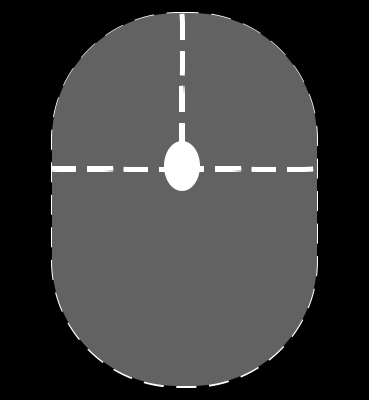
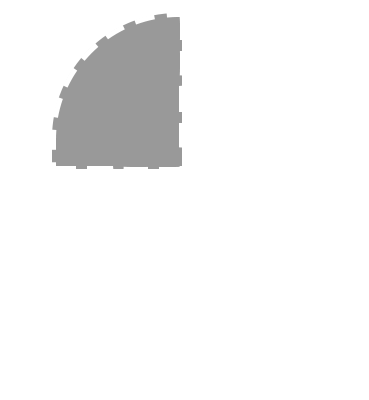
Layered file, before and after one edit (369px x 400px). Changes by layer:
added group "mouse copy" with 10 layers above "key" over [51, 12, 318, 388]
added layer "Layer 3" (65%) in group "mouse copy" over [51, 12, 182, 169]
moved "Ellipse 1" (2nd of 2, in "mouse copy" › "mouse") into group "mouse" over [164, 141, 200, 191]
moved "Layer 3 copy 4" (2nd of 2, in "mouse copy" › "mouse") into group "mouse" over [179, 166, 314, 172]
moved "Layer 3 copy 3" into group "mouse" over [52, 166, 180, 172]
moved "Layer 3 copy 2" into group "mouse" over [179, 13, 185, 148]
moved "Rectangle 1" into group "mouse" over [51, 12, 318, 388]
moved "Rectangle 2" into group "mouse" over [52, 13, 317, 386]
hid "Layer 2" over [0, 0, 369, 400]
